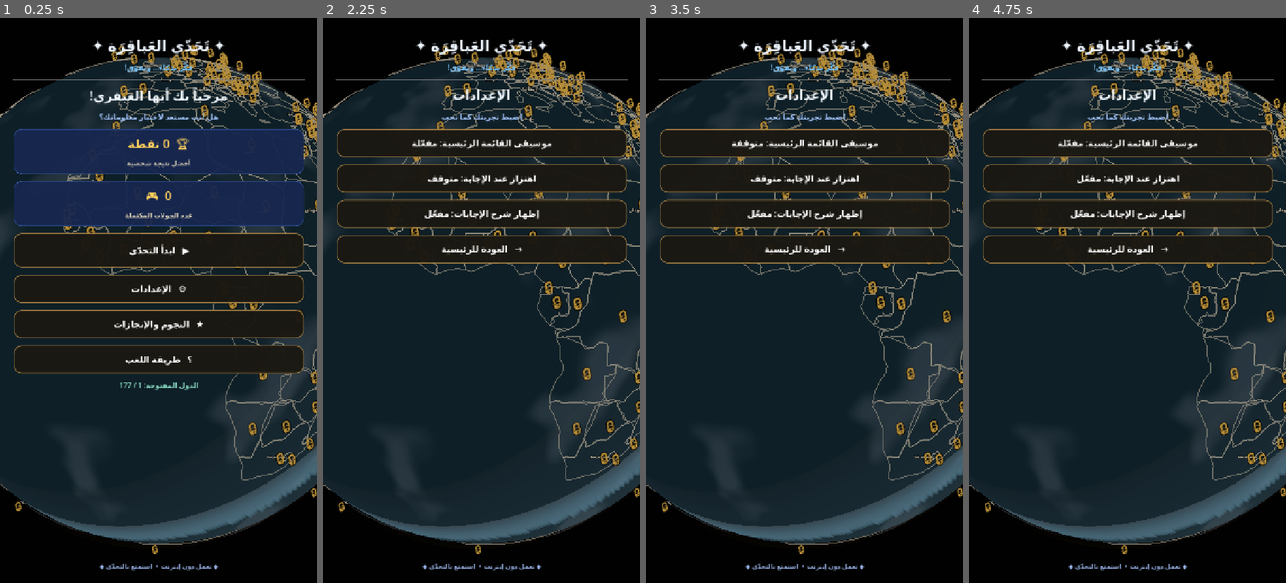
Above: before the commit, frames 1-4 (left to right).
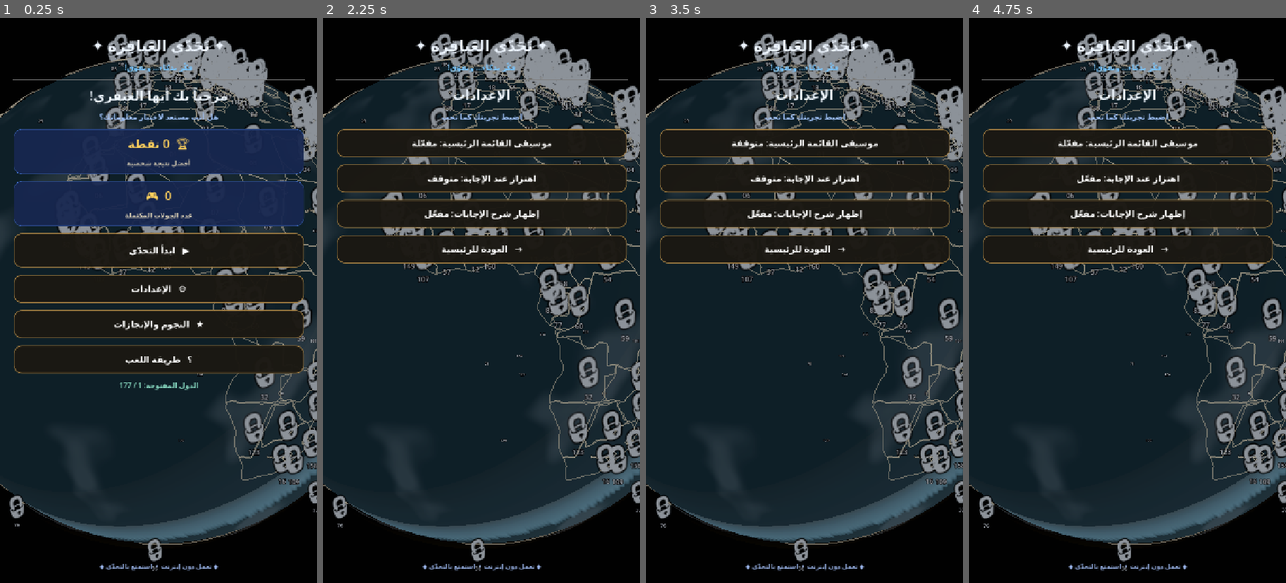
Above: after the commit, the same moments.

Repository: mahdialloui01-art/challenge-
Game: Godot game, scene res://scenes/main.tscn
Two runs of this game, one before a commit and one after it. Both use one fixed random seed, a clock stepped at 60 frames per second and the inputs below.
Inputs:
- Up to frame 1 (0.25 s): no input
- Up to frame 2 (2.25 s): click "▶ ابدأ التحدّي" at 0.5 s; click "⌂ الرئيسية" at 1.25 s; click "⚙ الإعدادات" at 2 s
- Up to frame 3 (3.5 s): click "موسيقى القائمة الرئيسية: مفعّ…" at 2.75 s
- Up to frame 4 (4.75 s): click "موسيقى القائمة الرئيسية: متوق…" at 3.5 s; click "اهتزاز عند الإجابة: متوقف" at 4.25 s

The runs differ from the first frame. In frame 1, 7.6% of the frame differs, in the area x 2-100%, y 2-98%; in frame 2, 8.9%; in frame 3, 8.8%; in frame 4, 8.8%.

Commit message:
Make route locks large metallic gray and explicitly numbered

Diff:
--- a/scripts/world_globe.gd
+++ b/scripts/world_globe.gd
@@ -61,10 +61,16 @@
     return "اكتملت الرحلة"
 
 func _append_remaining_countries() -> void:
+    # Keep the designed Algeria-first route, then append every remaining country
+    # in a stable alphabetical ISO-code order (never dictionary iteration order).
+    var remaining: Array[String] = []
     for code_variant in features_by_code.keys():
         var code := str(code_variant)
         if not country_route.has(code):
-            country_route.append(code)
+            remaining.append(code)
+    remaining.sort()
+    for code in remaining:
+        country_route.append(code)
 
 func _build_globe() -> void:
     globe_mesh = MeshInstance3D.new()
@@ -379,20 +385,41 @@
         var lock_label := Label3D.new()
         lock_label.name = "CountryLock_" + code
         lock_label.text = "🔒"
-        lock_label.font_size = 34
-        lock_label.pixel_size = 0.0038
+        lock_label.font_size = 58
+        lock_label.pixel_size = 0.0054
         lock_label.billboard = BaseMaterial3D.BILLBOARD_ENABLED
         lock_label.no_depth_test = true
         lock_label.shaded = false
-        lock_label.modulate = Color(1.0, 0.78, 0.30, 1.0)
-        lock_label.outline_size = 8
-        lock_label.outline_modulate = Color(0.025, 0.020, 0.012, 1.0)
-        lock_label.position = _geo_to_sphere(float(anchor[0]), float(anchor[1]), GLOBE_RADIUS * 1.032)
+        # Neutral metallic gray: unmistakable locked state, not a gold decoration.
+        lock_label.modulate = Color(0.76, 0.79, 0.83, 1.0)
+        lock_label.outline_size = 10
+        lock_label.outline_modulate = Color(0.035, 0.040, 0.050, 1.0)
+        lock_label.position = _geo_to_sphere(float(anchor[0]), float(anchor[1]), GLOBE_RADIUS * 1.042)
         lock_label.horizontal_alignment = HORIZONTAL_ALIGNMENT_CENTER
         lock_label.vertical_alignment = VERTICAL_ALIGNMENT_CENTER
-        lock_label.set_meta("route_index", country_route.find(code))
+        var route_index := country_route.find(code)
+        lock_label.set_meta("route_index", route_index)
         add_child(lock_label)
         country_lock_labels.append(lock_label)
+
+        # A compact sequence number sits just below the large lock so players
+        # can read the exact unlock order at a glance.
+        var order_label := Label3D.new()
+        order_label.name = "CountryLockOrder_%s" % code
+        order_label.text = "%02d" % (route_index + 1)
+        order_label.font_size = 19
+        order_label.pixel_size = 0.0032
+        order_label.billboard = BaseMaterial3D.BILLBOARD_ENABLED
+        order_label.no_depth_test = true
+        order_label.shaded = false
+        order_label.modulate = Color(0.82, 0.85, 0.89, 1.0)
+        order_label.outline_size = 7
+        order_label.outline_modulate = Color(0.025, 0.030, 0.040, 1.0)
+        order_label.position = lock_label.position + Vector3(0.0, -0.17, 0.0)
+        order_label.horizontal_alignment = HORIZONTAL_ALIGNMENT_CENTER
+        order_label.vertical_alignment = VERTICAL_ALIGNMENT_CENTER
+        order_label.set_meta("route_index", route_index)
+        add_child(order_label)
 
 func _create_city_labels() -> void:
     # Accurate geographic anchors for the first playable region; labels appear only at close zoom.
